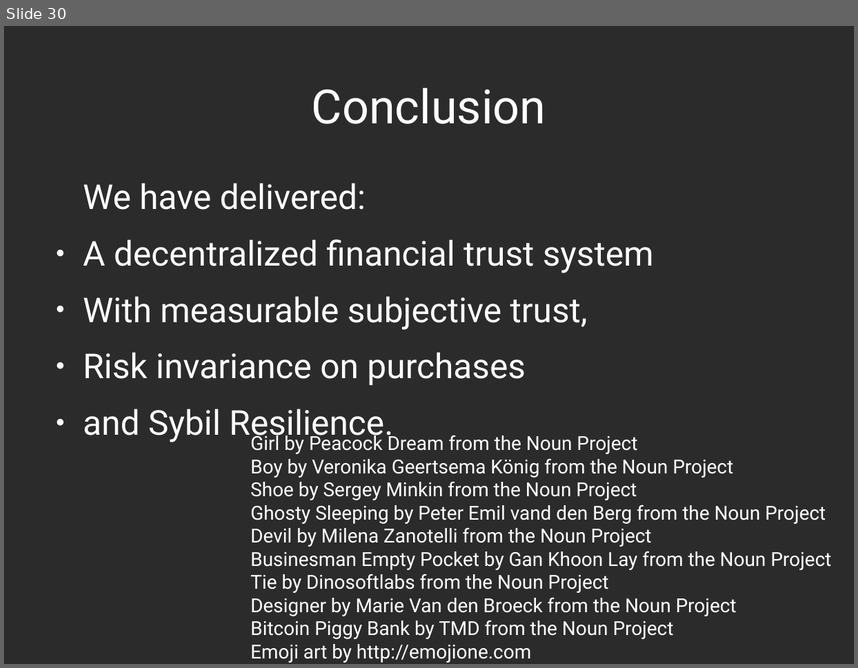
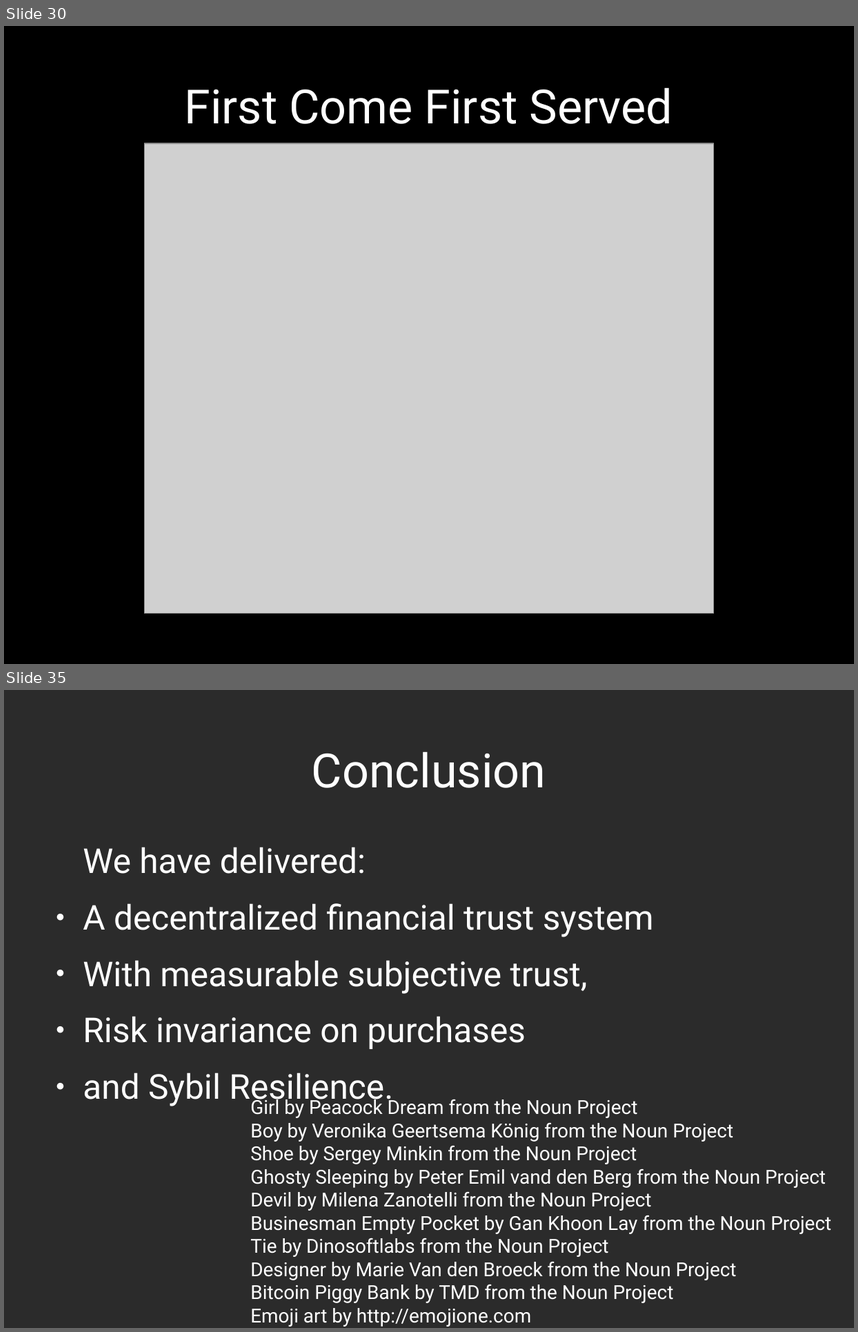
Before and after one commit to decrypto-org/TrustIsRisk, a slide deck: presentations/thesisDefense23-1-2017/AtheCrypt10-1-2017desktop.odp. Shown one above the other, each under a label of ours: slide 30 before the commit, slides 30 and 35 after it; the slides between them are not shown. The pictures are 858x668 and 858x1332 pixels, drawn with LibreOffice and Linux fonts; fonts in the diff are those of the drawing; grey boxes stand for pictures; background and template pictures are left out; a plain dark background stands for a picture behind light text. Boxes give left, top, right and bottom in pixels: in the first picture for what was removed or moved away, otherwise in the second. Text is boxed around its words. In the diff, an @@ line names an element or a change of style, - is before the commit and + after.

```diff
--- a/presentations/thesisDefense23-1-2017/AtheCrypt10-1-2017desktop.odp
+++ b/presentations/thesisDefense23-1-2017/AtheCrypt10-1-2017desktop.odp
@@ slide 30 added at bbox=[4, 26, 854, 664], background #000000 @@
@@ title added at bbox=[184, 87, 673, 124], 44 pt, text #FFFFFF @@
+First Come First Served
@@ picture added at bbox=[144, 143, 715, 613] @@
@@ what was slide 30 is now slide 35 @@
```
Also in this commit, not shown: 4 other slides added.
